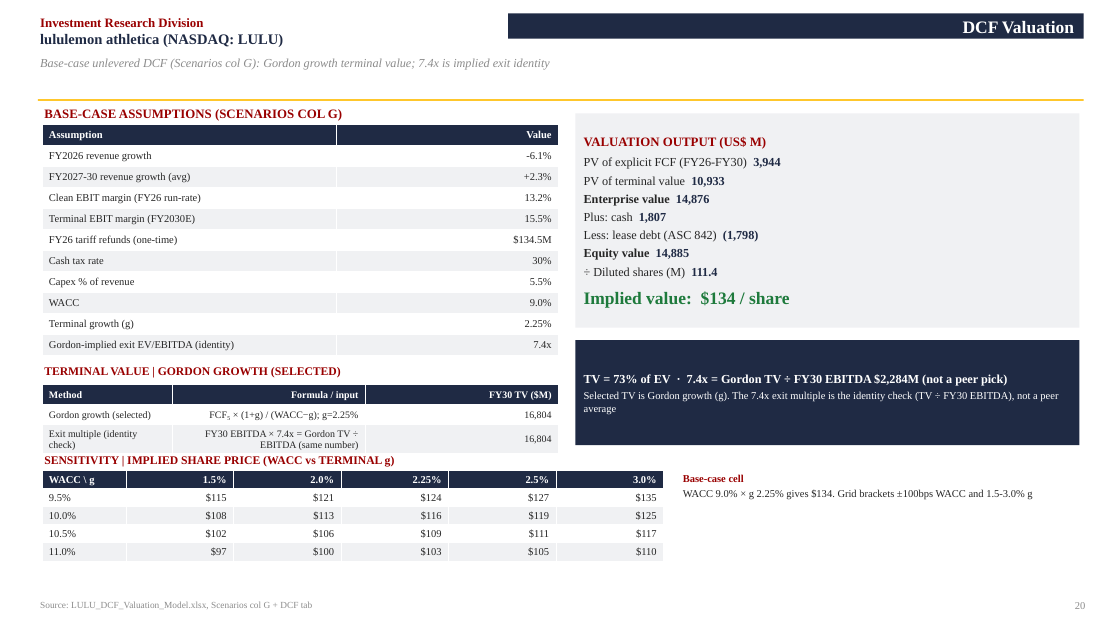
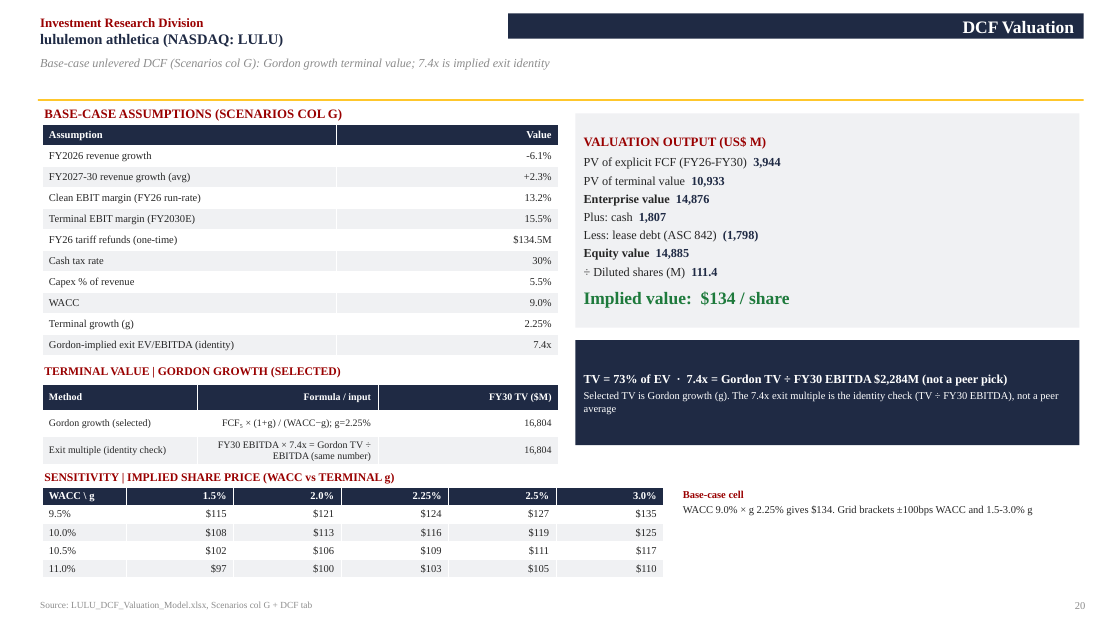
Before and after one commit to vengeanceaiUSC/RM, a slide deck: slide 20 of LULU/LULU_Investment_Pitch_Deck.pptx. Drawn at 1120x630 pixels with LibreOffice and Linux fonts; fonts in the diff are those of the drawing. Boxes give left, top, right and bottom in pixels: in the first picture for what was removed or moved away, otherwise in the second. Text is boxed around its words. In the diff, an @@ line names an element or a change of style, - is before the commit and + after.

```diff
--- a/LULU/LULU_Investment_Pitch_Deck.pptx
+++ b/LULU/LULU_Investment_Pitch_Deck.pptx
@@ table: place and size @@
-table at [42,385,559,454]
+table at [42,385,559,465]
@@ 2 texts, 1 table: place and size @@
-2 texts, 1 table at [42,456,1032,561]
+2 texts, 1 table at [42,473,1032,578]
```
Also in this commit, not shown: 4 other slides changed, 2 other files.
